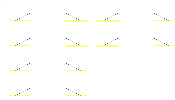
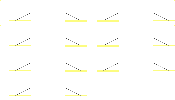
Two versions of the same layered image (175x100). Layer-by-layer changes:
renamed "Layer 2" to "wag", painted on it over [21, 15, 169, 93]
moved "Layer 3" above "skirt", painted on it over [0, 15, 175, 93]
hid "skirt" over [0, 15, 175, 93]
added layer "2symm" above "Layer 1" over [21, 15, 169, 93]